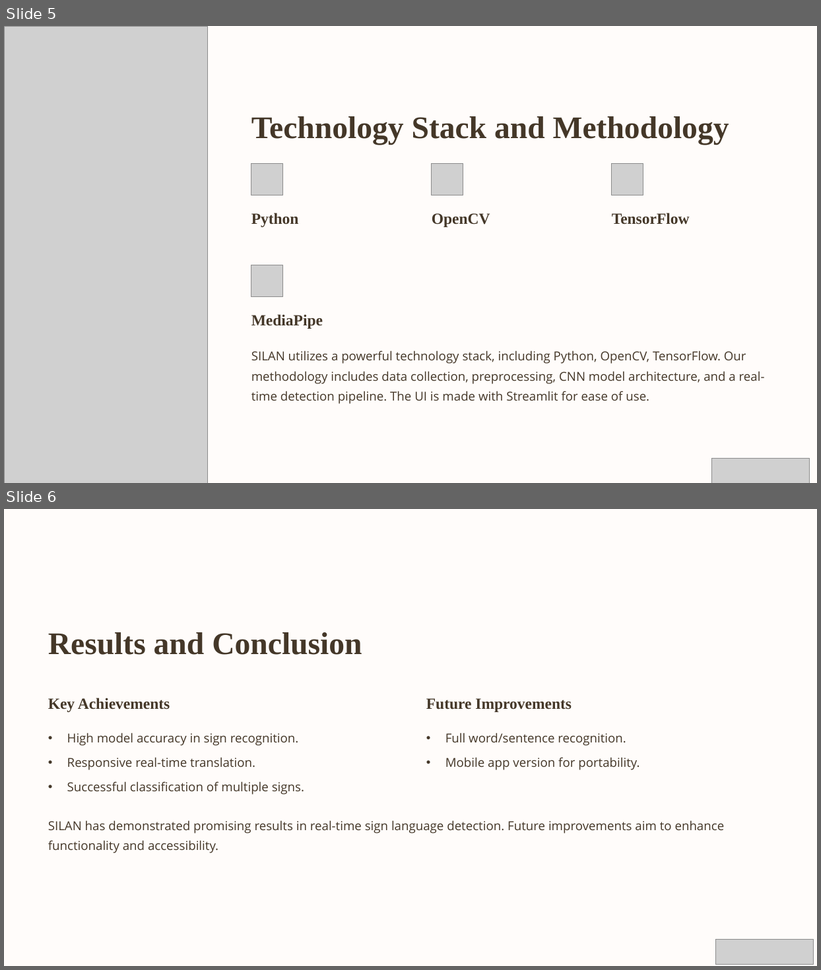
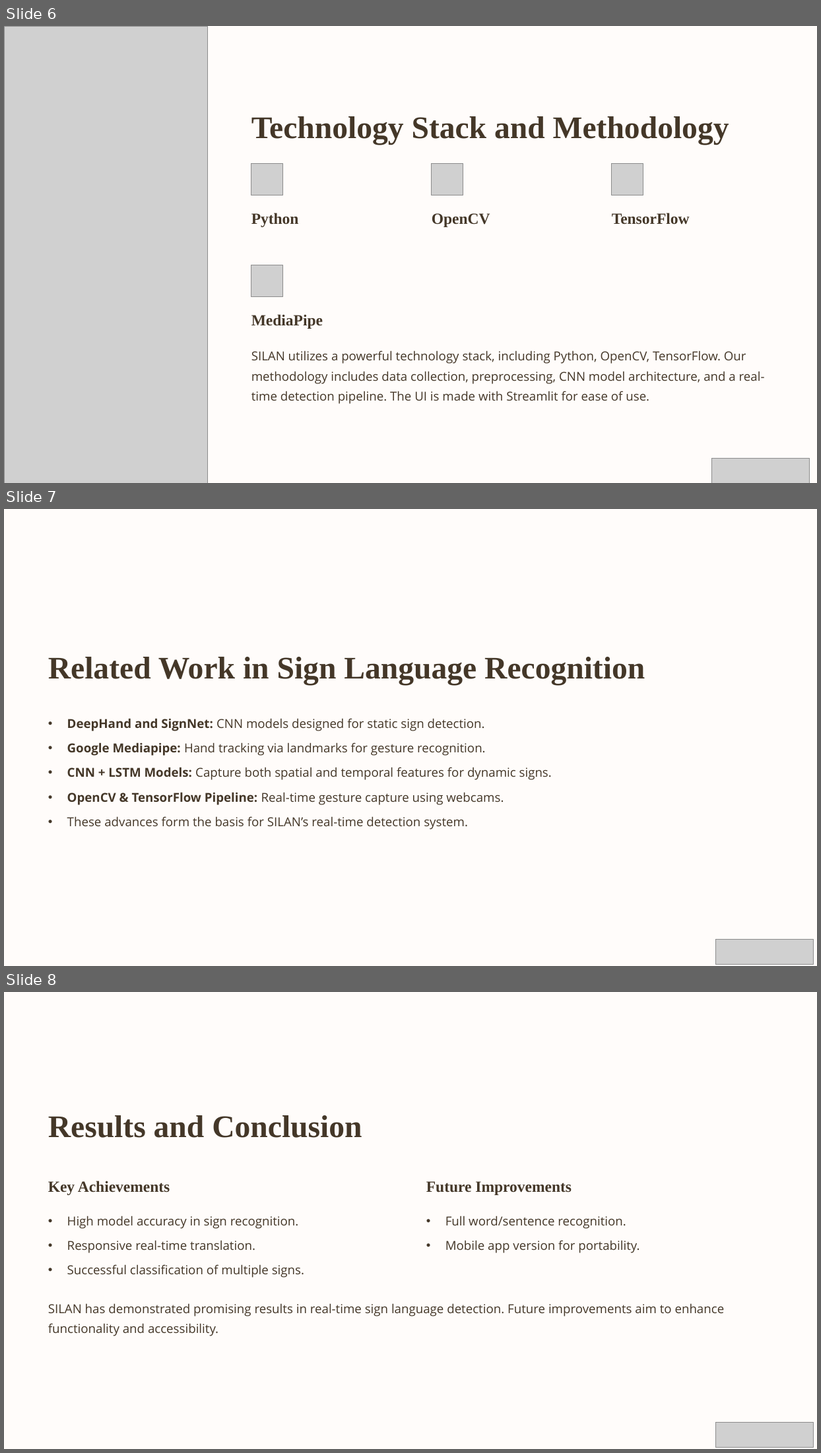
Before and after one commit to Itssanthoshhere/SILAN-AI-Sign-Language-Detection, a slide deck: SILAN-AI-Real-Time-Sign-Language-Detection.pptx. Shown one above the other, each under a label of ours: slides 5 and 6 before the commit, slides 6, 7 and 8 after it. The pictures are 821x970 and 821x1453 pixels, drawn with LibreOffice and Linux fonts; fonts in the diff are those of the drawing; grey boxes stand for pictures; background and template pictures are left out. Boxes give left, top, right and bottom in pixels: in the first picture for what was removed or moved away, otherwise in the second. Text is boxed around its words. In the diff, an @@ line names an element or a change of style, - is before the commit and + after.

Commit message:
PPT

```diff
--- a/SILAN-AI-Real-Time-Sign-Language-Detection.pptx
+++ b/SILAN-AI-Real-Time-Sign-Language-Detection.pptx
@@ slide 7 added at (4,509,817,966), background #FFFFFF; not listed: 1 template element that a slide beside it also shows @@
@@ text added at (48,657,645,685), 44.5 pt, text #443728, bold @@
+Related Work in Sign Language Recognition
@@ text added at (67,718,485,731), 17.5 pt, text #443728 @@
+• DeepHand and SignNet: CNN models designed for static sign detection.
@@ text added at (67,743,485,756), 17.5 pt, text #443728 @@
+• Google Mediapipe: Hand tracking via landmarks for gesture recognition.
@@ text added at (67,767,552,780), 17.5 pt, text #443728 @@
+• CNN + LSTM Models: Capture both spatial and temporal features for dynamic signs.
@@ text added at (67,792,504,805), 17.5 pt, text #443728 @@
+• OpenCV & TensorFlow Pipeline: Real-time gesture capture using webcams.
@@ text added at (67,817,468,830), 17.5 pt, text #443728 @@
+• These advances form the basis for SILAN’s real-time detection system.
@@ picture added at (716,939,814,964) @@
@@ what was slide 5 is now slide 6 @@
@@ what was slide 6 is now slide 8 @@
```
Also in this commit, not shown: 1 other slide added.
